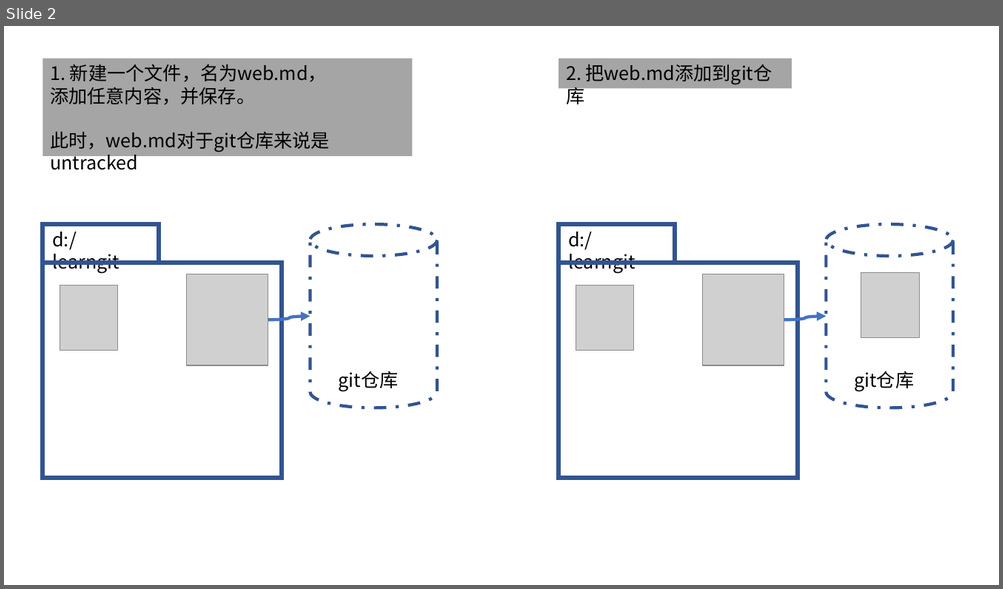
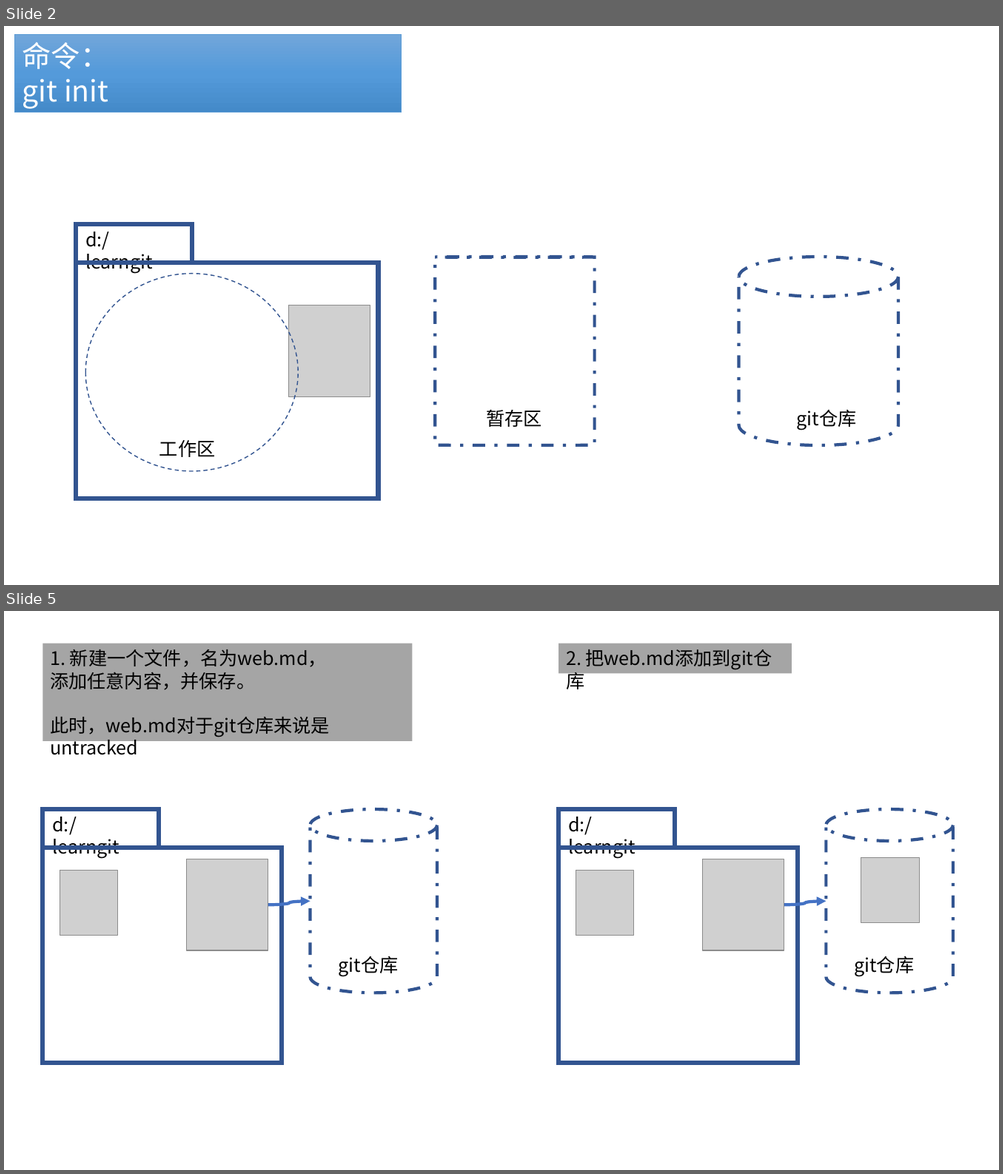
Before and after one commit to fanyouf/04-git, a slide deck: ppt.pptx. Shown one above the other, each under a label of ours: slide 2 before the commit, slides 2 and 5 after it; the slides between them are not shown. The pictures are 1003x589 and 1003x1174 pixels, drawn with LibreOffice and Linux fonts; fonts in the diff are those of the drawing; grey boxes stand for pictures. Boxes give left, top, right and bottom in pixels: in the first picture for what was removed or moved away, otherwise in the second. Text is boxed around its words. In the diff, an @@ line names an element or a change of style, - is before the commit and + after.

```diff
--- a/ppt.pptx
+++ b/ppt.pptx
@@ slide 2 added at [4, 26, 999, 585], background #FFFFFF @@
@@ rectangle added at [15, 35, 401, 113], fill gradient #71A6DB to #559BDB to #448ACA, outline #5B9BD5 0.5 pt, 28 pt, text #FFFFFF @@
+命令：
+git init
@@ rectangle added at [76, 224, 192, 264], outline #325491 4.5 pt @@
@@ text added at [85, 232, 153, 273], 18 pt, text #000000 @@
+d:/learngit
@@ rectangle added at [76, 264, 378, 500], outline #325491 4.5 pt @@
@@ cylinder added at [435, 258, 595, 446], outline #325491 3 pt dashed @@
@@ cylinder added at [739, 258, 899, 446], outline #325491 3 pt dashed @@
@@ ellipse added at [85, 274, 298, 471], outline #325491 1 pt dashed @@
@@ picture added at [289, 306, 370, 397] @@
@@ text added at [486, 410, 542, 427], 18 pt, text #000000 @@
+暂存区
@@ text added at [797, 410, 856, 430], 18 pt, text #000000 @@
+git仓库
@@ text added at [159, 440, 216, 457], 18 pt, text #000000 @@
+工作区
@@ what was slide 2 is now slide 5 @@
```
Also in this commit, not shown: 1 slide changed, 2 other slides added, 7 other files.
